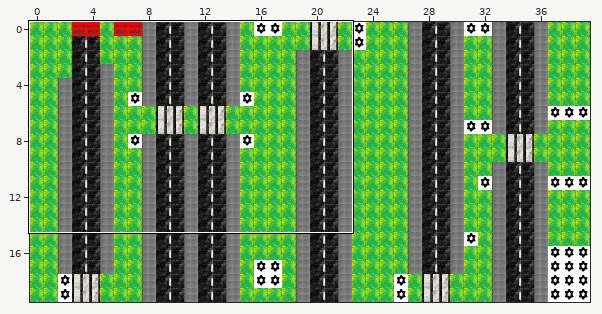
Tiled map -- map1_with_single_quote.tmx. Above: a wide view before the commit, with the close-up outlined.
Close-up. Before:
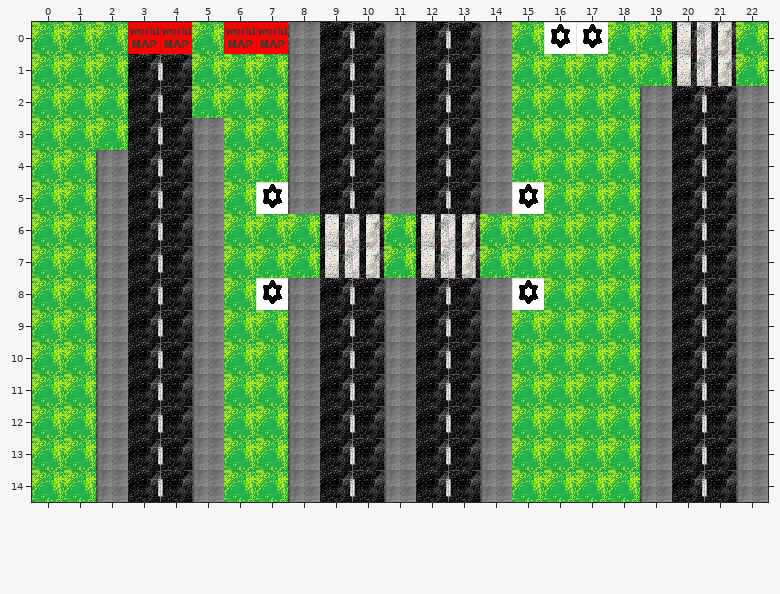
Cells are 34x34 px. Shown: x 0..22, y 0..14. The commit also changed other parts of the map, which this record leaves out. Tiles whose own drawing changed are shown in their newer look in all pictures.
Now the later version:
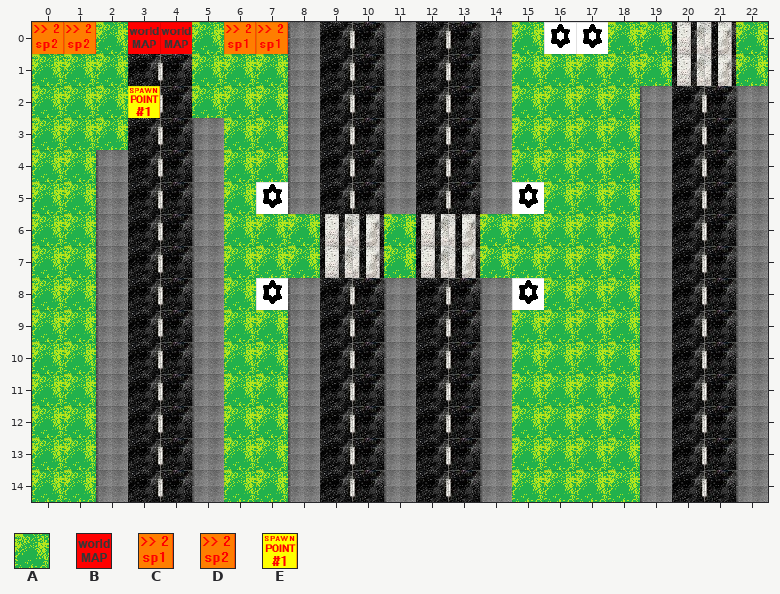
Key: from "sett": A 5, B 8, C 13, D 14, E 20.
_ is an empty cell.
Tiles of an added or newly shown layer are drawn over the layers below it.
Changes in this commit:
Layer "map":
y 0: x 0..1 AA -> DD; x 6..7 BB -> CC
Layer "special_effects" (added):
y 2: x 3 _ -> E
